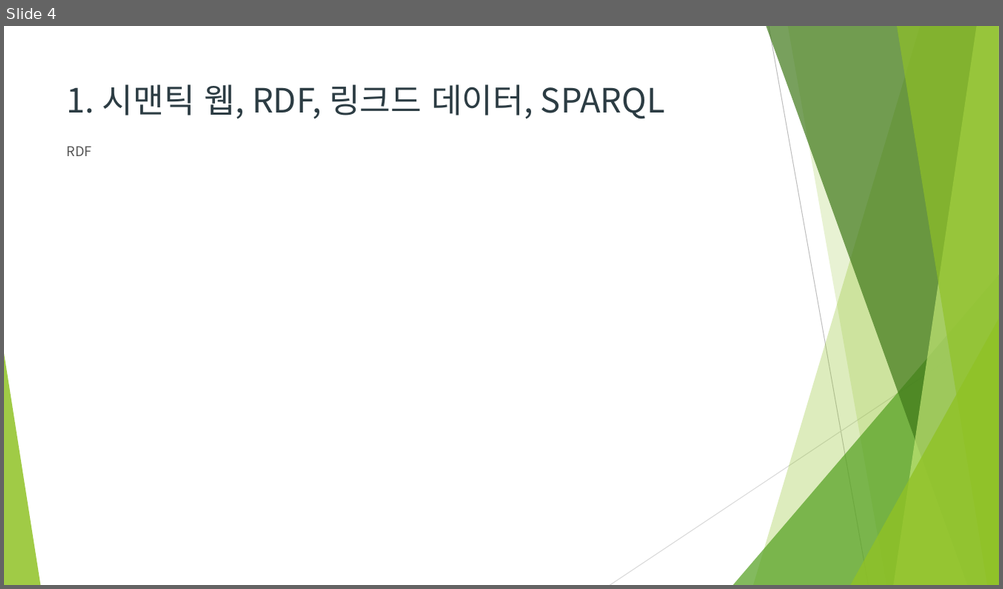
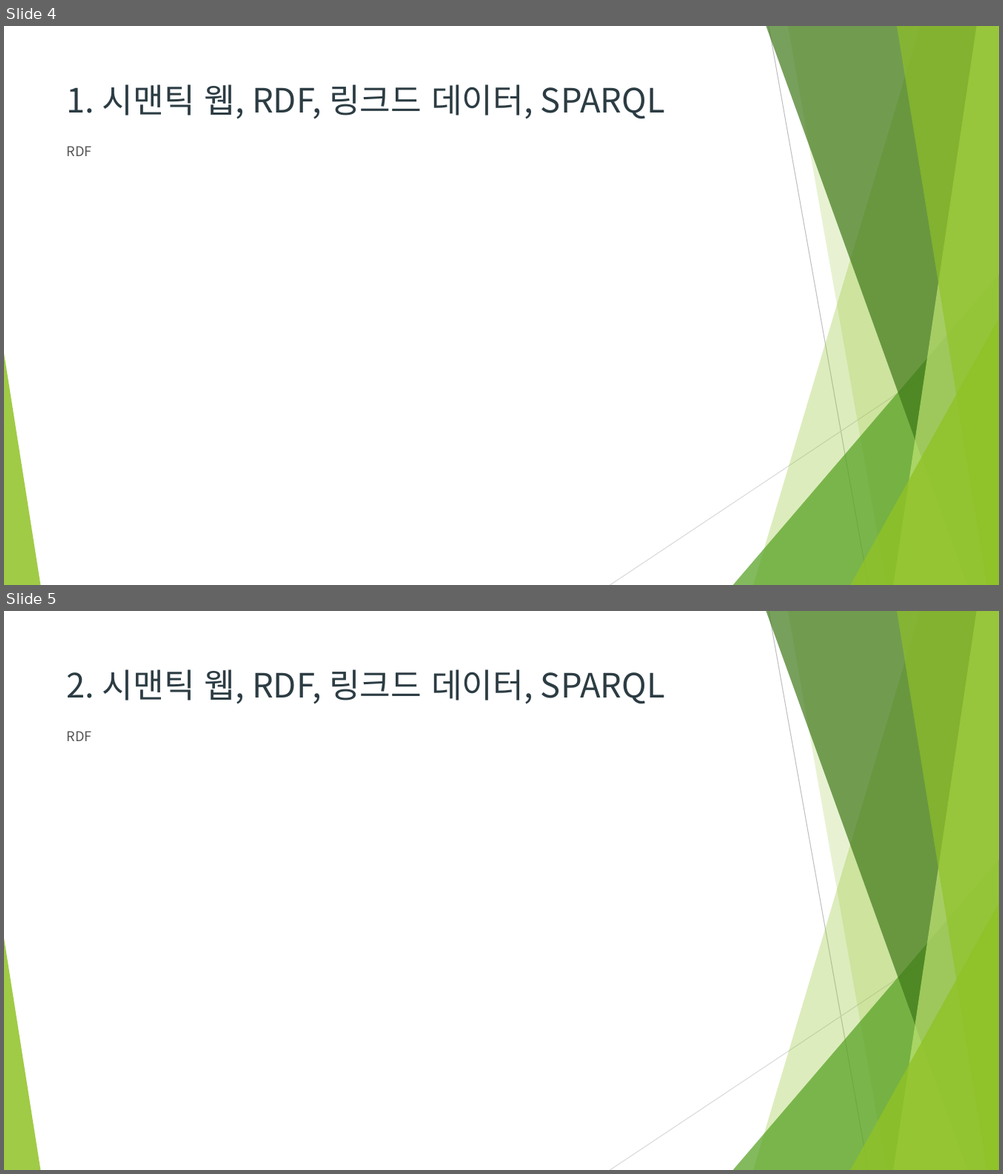
Before and after one commit to Heechul90/SPARQL, a slide deck: study/SPARQL.pptx. Shown one above the other, each under a label of ours: slide 4 before the commit, slides 4 and 5 after it. The pictures are 1003x589 and 1003x1174 pixels, drawn with LibreOffice and Linux fonts; fonts in the diff are those of the drawing; background and template pictures are left out. Boxes give left, top, right and bottom in pixels: in the first picture for what was removed or moved away, otherwise in the second. Text is boxed around its words. In the diff, an @@ line names an element or a change of style, - is before the commit and + after.

Commit message:
sparql

```diff
--- a/study/SPARQL.pptx
+++ b/study/SPARQL.pptx
@@ slide 5 added at bbox=[4, 611, 999, 1170], background #FFFFFF; not listed: 10 template elements that a slide beside it also shows @@
@@ title added at bbox=[67, 669, 665, 704], 32.4 pt, text #2C3C43 @@
+2. 시맨틱 웹, RDF, 링크드 데이터, SPARQL
@@ text added at bbox=[67, 731, 92, 741], 13 pt, text #555555 @@
+RDF
```
